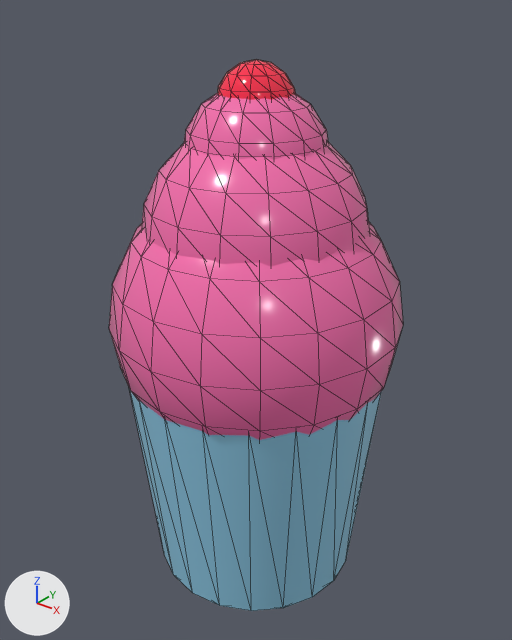
The glTF model godot-project/models/cupcake.glb as it was, and as the next commit left it.
Both versions are drawn from a camera (50 mm lens) standing at (1.66, -2.08, 2.47) and looking at (-0.01, 0.01, 1.17). Arrows for +X, +Y and +Z are at lower left; the lights stay in place. The older version comes first. Mesh edges are drawn as thin lines. Vertices at exactly the same position are counted once.

In view in the first picture: 'Cherry', 'Cup', 'Frost1', 'Frost2', 'Frost3'.
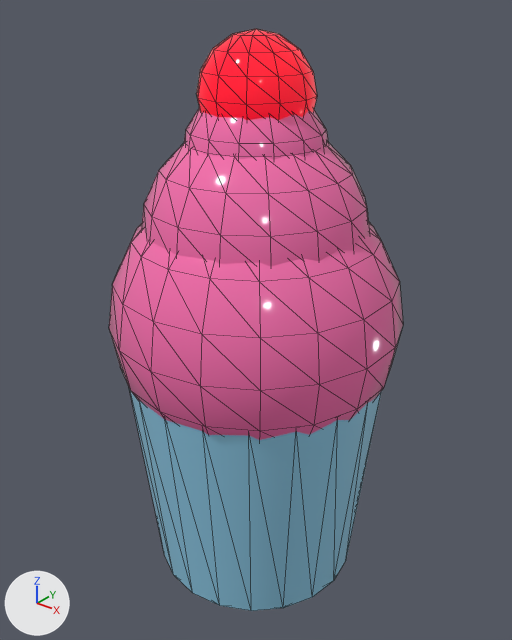
Patch to the scene script:
```diff
--- a/godot-project/models/cupcake.glb.py
+++ b/godot-project/models/cupcake.glb.py
@@ mat_frosting @@
 mat_frosting.base_color = (0.93, 0.159, 0.423)  # pink #f76fae
-mat_frosting.roughness = 0.2
+mat_frosting.roughness = 0.12
@@ mat_cherry @@
 mat_cherry = principled_material('Cherry')
-mat_cherry.base_color = (1.0, 0.0273, 0.0742)  # red #ff2e4d
-mat_cherry.roughness = 0.1
+mat_cherry.base_color = (1.0, 0.00304, 0.0273)  # red #ff0a2e
+mat_cherry.roughness = 0.05
+mat_cherry.emission_color = (0.35, 0.00106, 0.00956)  # red #a00319
+mat_cherry.emission_strength = 1.0
@@ me_sphere_003 @@
 # used by ob_cherry; location = (0.0, 0.0, 2.05)
-me_sphere_003.from_pydata(...)  # 86 vertices, 168 faces; spans x -0.15..0.15, y -0.15..0.15, z -0.15..0.15
+me_sphere_003.from_pydata(...)  # 86 vertices, 168 faces; spans x -0.22..0.22, y -0.22..0.22, z -0.22..0.22
+# me_sphere_003 part 1: 86 vertices removed from x -0.15..0.15, y -0.15..0.15, z -0.15..0.15; 86 vertices added at x -0.22..0.22, y -0.22..0.22, z -0.22..0.22, forming a UV sphere (12 segments, 8 rings, poles along z)
 me_sphere_003.materials.append(mat_cherry)
@@ ob_cherry @@
 ob_cherry = bpy.data.objects.new('Cherry', me_sphere_003)
-ob_cherry.location = (0.0, 0.0, 2.05)
+ob_cherry.location = (0.0, 0.0, 2.08)
```

Where the change shows, as pixel boxes [x1, y1, x2, y2] in the pictures (512 x 640 px):
'Frost1', surface changed: [135, 225, 388, 363] in both
'Frost2', surface changed: [141, 151, 351, 264] in both
'Cherry', recoloured, surface changed, reshaped, moved: before [217, 60, 296, 100]; after [196, 29, 317, 120]
'Frost3', surface changed: [193, 107, 318, 153] in both
